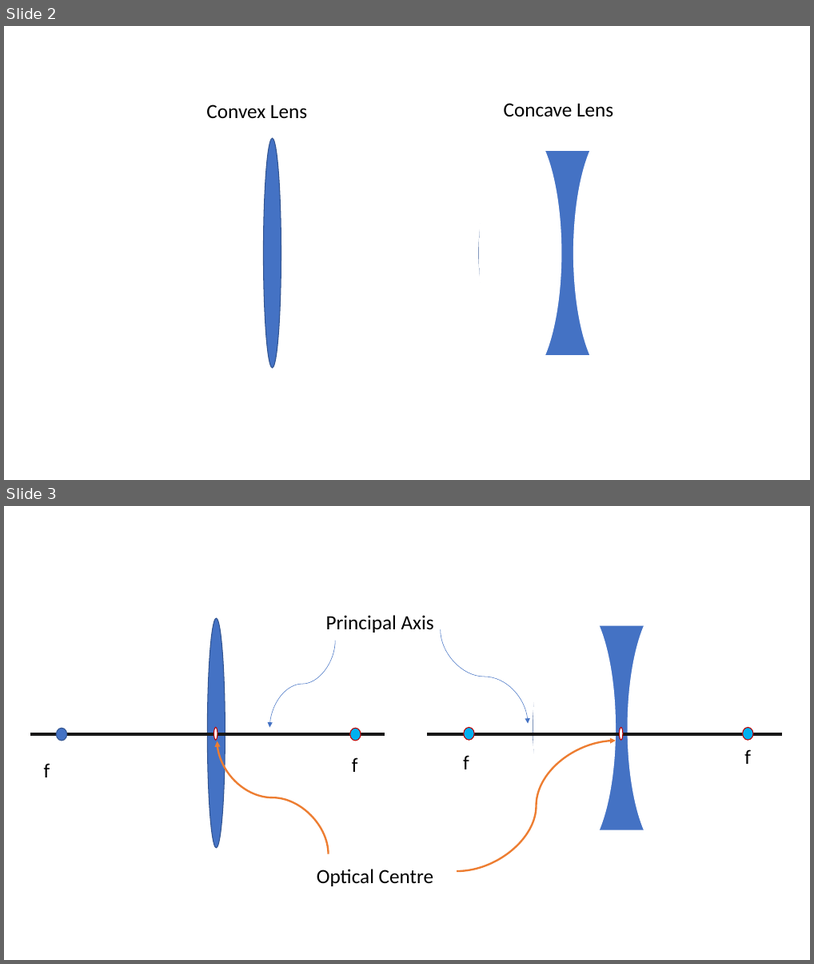
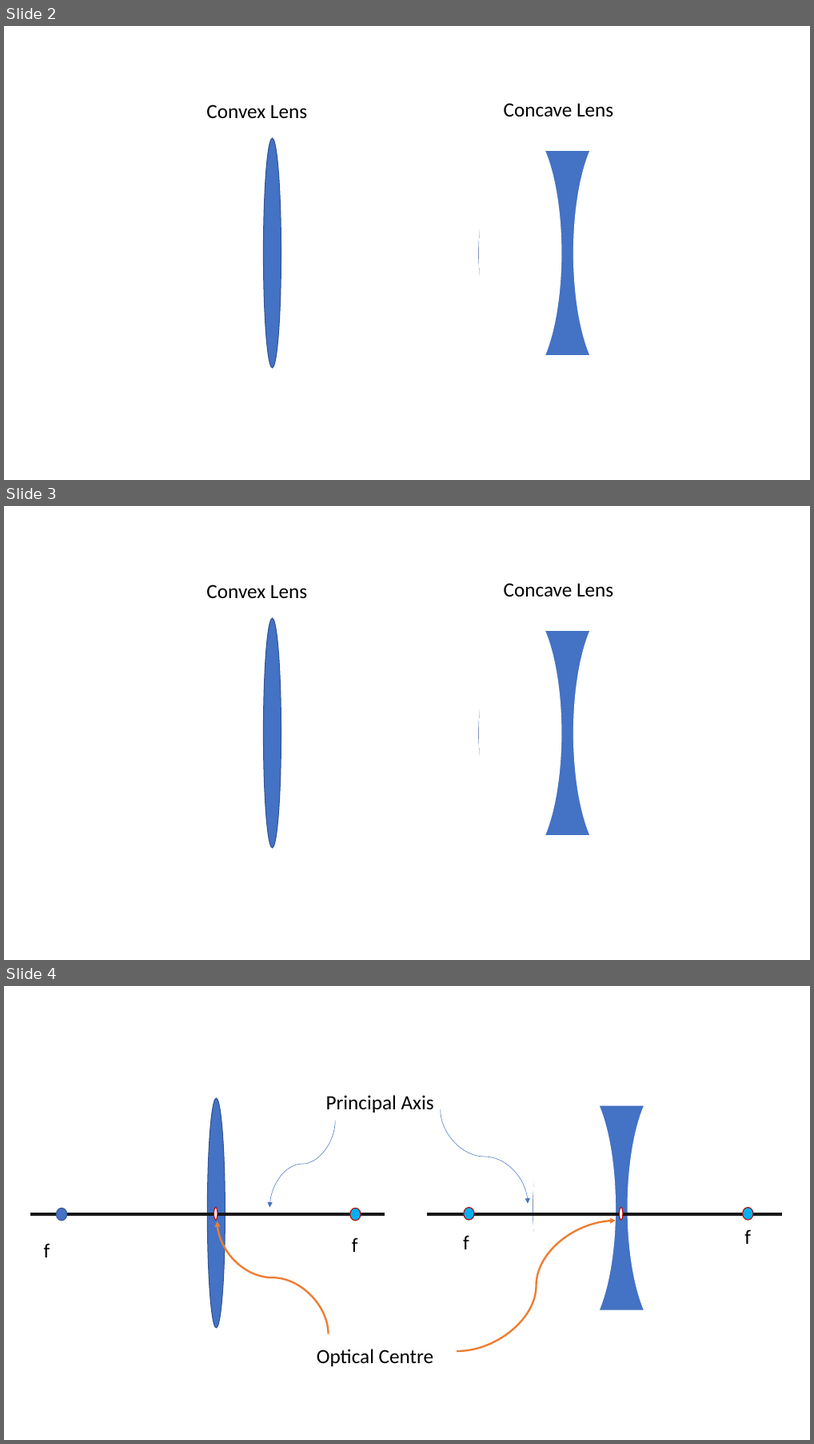
Before and after one commit to Physicspros/nucatom.gihub.io, a slide deck: science/lenses/l.pptx. Shown one above the other, each under a label of ours: slides 2 and 3 before the commit, slides 2, 3 and 4 after it. The pictures are 814x964 and 814x1444 pixels, drawn with LibreOffice and Linux fonts; fonts in the diff are those of the drawing. Boxes give left, top, right and bottom in pixels: in the first picture for what was removed or moved away, otherwise in the second. Text is boxed around its words. In the diff, an @@ line names an element or a change of style, - is before the commit and + after.

```diff
--- a/science/lenses/l.pptx
+++ b/science/lenses/l.pptx
@@ slide 3 added at <box>4,506,810,960</box>, background #FFFFFF @@
@@ text added at <box>206,584,307,598</box>, 24 pt, text #000000 @@
+Convex Lens
@@ text added at <box>504,583,614,597</box>, 24 pt, text #000000 @@
+Concave Lens
@@ ellipse added at <box>263,618,281,847</box>, fill #4472C4, outline #325491 1 pt @@
@@ group added at <box>408,540,723,926</box>: 3 ellipses, 2 rectangles @@
@@ what was slide 3 is now slide 4 @@
```
Also in this commit, not shown: 1 slide changed, 1 other slide added, 2 other files.
